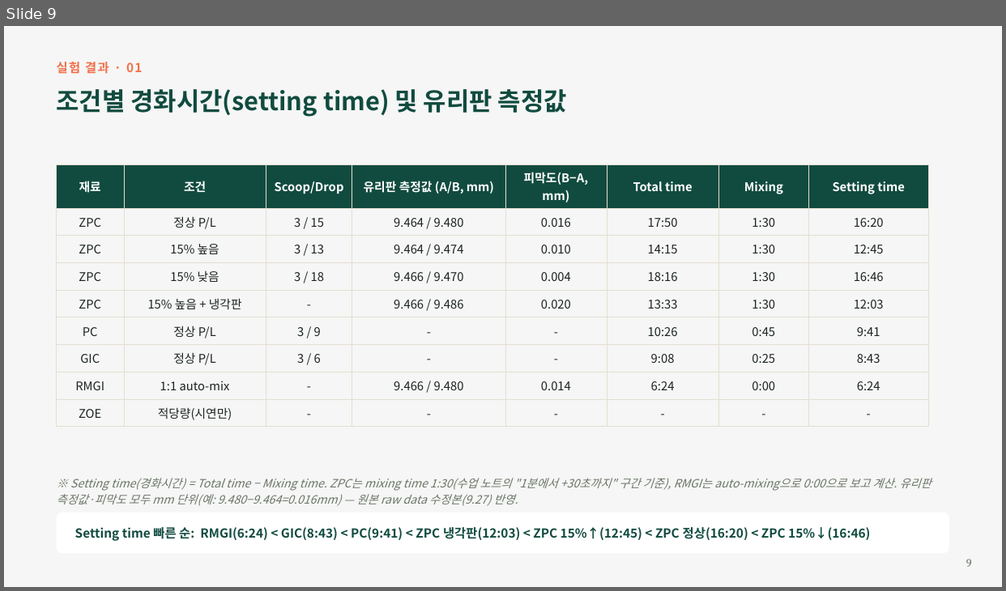
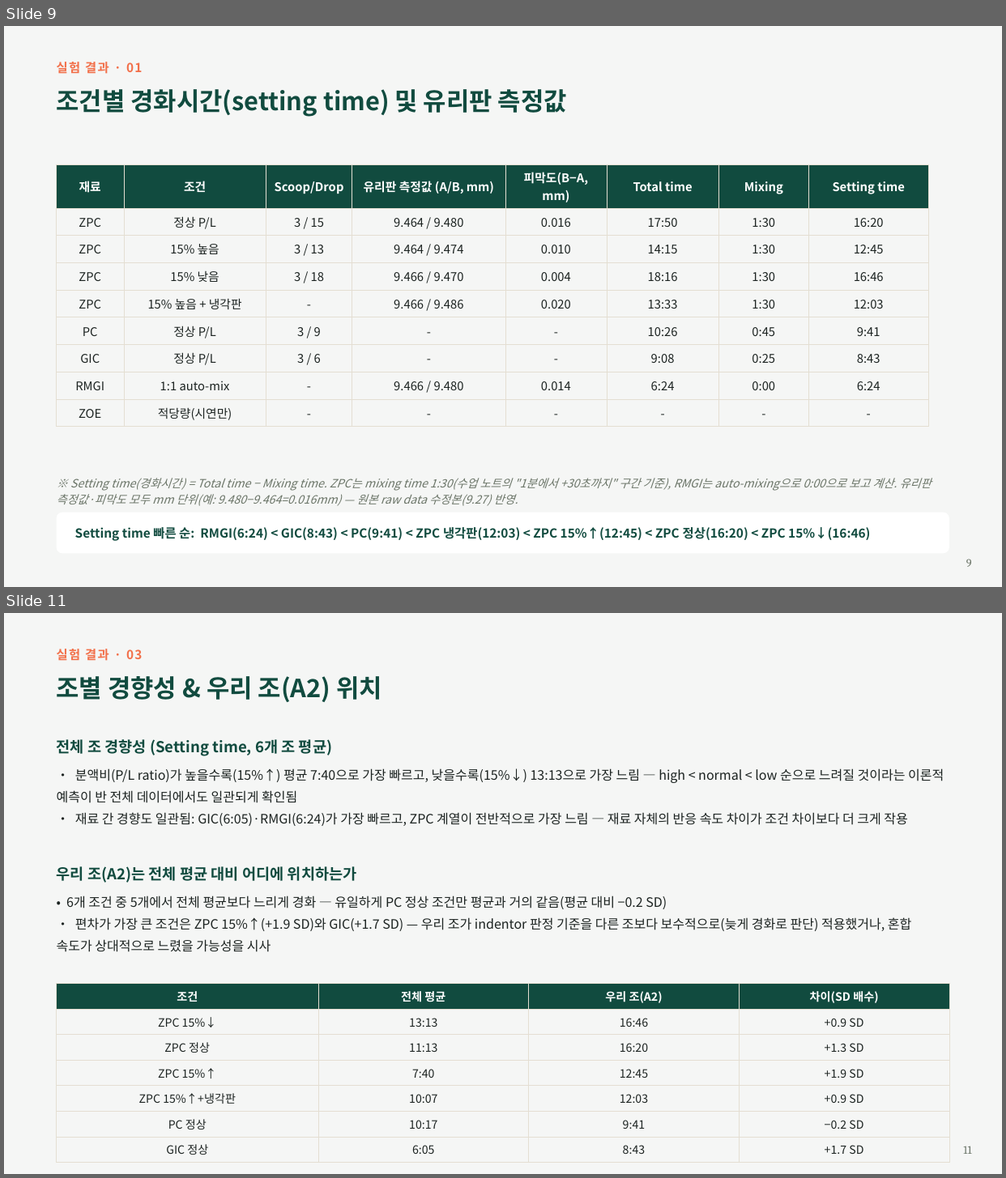
Before and after one commit to yojokem/-, a slide deck: 수복치과재료학실험/수복치과재료학실험_DentalCements_20260922.pptx. Shown one above the other, each under a label of ours: slide 9 before the commit, slides 9 and 11 after it; the slides between them are not shown. The pictures are 1006x591 and 1006x1178 pixels, drawn with LibreOffice and Linux fonts; fonts in the diff are those of the drawing. Boxes give left, top, right and bottom in pixels: in the first picture for what was removed or moved away, otherwise in the second. Text is boxed around its words. In the diff, an @@ line names an element or a change of style, - is before the commit and + after.

```diff
--- a/수복치과재료학실험/수복치과재료학실험_DentalCements_20260922.pptx
+++ b/수복치과재료학실험/수복치과재료학실험_DentalCements_20260922.pptx
@@ slide 11 added at (x1=4, y1=613, x2=1002, y2=1174), background #F5F6F5 @@
@@ text added at (x1=57, y1=649, x2=142, y2=661), 12 pt, text #F2704A, bold @@
+실험 결과 · 03
@@ text added at (x1=57, y1=676, x2=382, y2=702), 24 pt, text #114B3F, bold @@
+조별 경향성 & 우리 조(A2) 위치
@@ text added at (x1=57, y1=739, x2=332, y2=756), 14.5 pt, text #114B3F, bold @@
+전체 조 경향성 (Setting time, 6개 조 평균)
@@ text added at (x1=57, y1=769, x2=944, y2=826), 12.5 pt, text #1C2321 @@
+• 분액비(P/L ratio)가 높을수록(15%↑) 평균 7:40으로 가장 빠르고, 낮을수록(15%↓) 13:13으로 가장 느림 — high < normal < low 순으로 느려질 것이라는 이론적 예측이 반 전체 데이터에서도 일관되게 확인됨
+• 재료 간 경향도 일관됨: GIC(6:05)·RMGI(6:24)가 가장 빠르고, ZPC 계열이 전반적으로 가장 느림 — 재료 자체의 반응 속도 차이가 조건 차이보다 더 크게 작용
@@ text added at (x1=57, y1=867, x2=357, y2=883), 14.5 pt, text #114B3F, bold @@
+우리 조(A2)는 전체 평균 대비 어디에 위치하는가
@@ text added at (x1=57, y1=896, x2=911, y2=952), 12.5 pt, text #1C2321 @@
+• 6개 조건 중 5개에서 전체 평균보다 느리게 경화 — 유일하게 PC 정상 조건만 평균과 거의 같음(평균 대비 −0.2 SD)
+• 편차가 가장 큰 조건은 ZPC 15%↑(+1.9 SD)와 GIC(+1.7 SD) — 우리 조가 indentor 판정 기준을 다른 조보다 보수적으로(늦게 경화로 판단) 적용했거나, 혼합 속도가 상대적으로 느렸을 가능성을 시사
@@ table added at (x1=57, y1=983, x2=949, y2=1158), 7 rows, 4 columns @@
+조건 | 전체 평균 | 우리 조(A2) | 차이(SD 배수)
+ZPC 15%↓ | 13:13 | 16:46 | +0.9 SD
+ZPC 정상 | 11:13 | 16:20 | +1.3 SD
+ZPC 15%↑ | 7:40 | 12:45 | +1.9 SD
+ZPC 15%↑+냉각판 | 10:07 | 12:03 | +0.9 SD
+PC 정상 | 10:17 | 9:41 | −0.2 SD
+GIC 정상 | 6:05 | 8:43 | +1.7 SD
@@ text added at (x1=963, y1=1146, x2=971, y2=1154), 11 pt, text #6B7568 @@
+11
```
Also in this commit, not shown: 4 slides changed, 4 other files.
